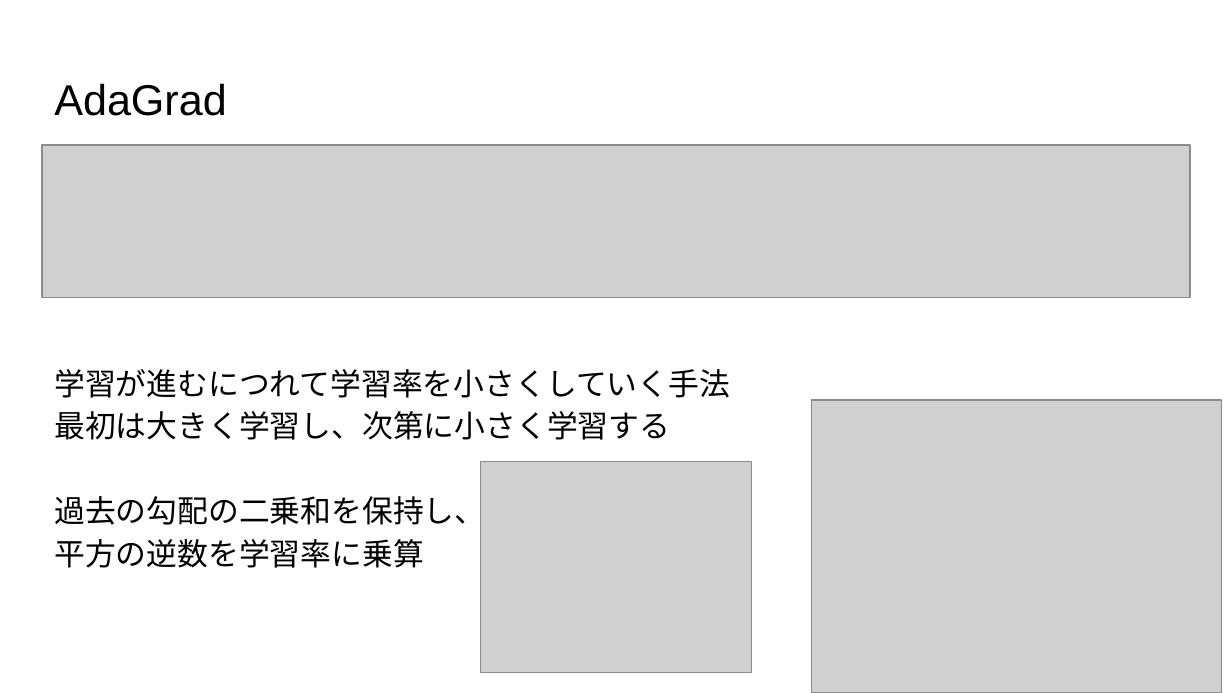
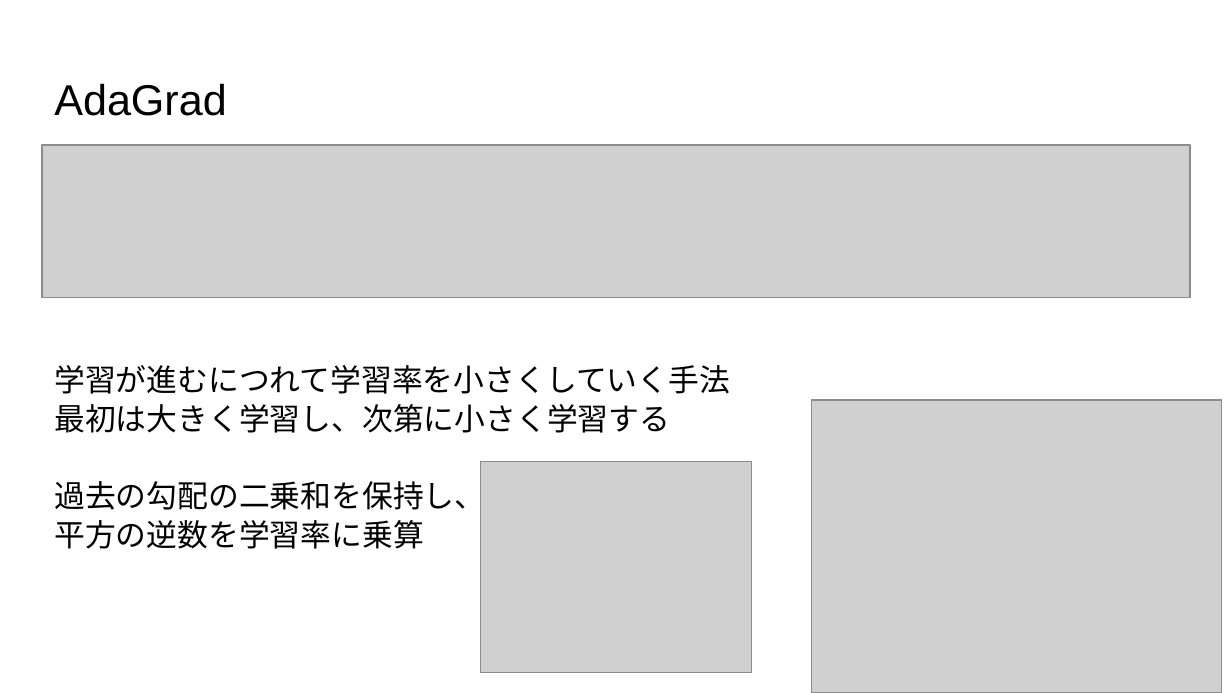
Before and after one commit to shun74/pytorch-training, a slide deck: slide 11 of slides/08/PyTorch講座8.pptx. Drawn at 1232x693 pixels with LibreOffice and Linux fonts; fonts in the diff are those of the drawing; grey boxes stand for pictures. Boxes give left, top, right and bottom in pixels: in the first picture for what was removed or moved away, otherwise in the second. Text is boxed around its words. In the diff, an @@ line names an element or a change of style, - is before the commit and + after.

```diff
--- a/slides/08/PyTorch講座8.pptx
+++ b/slides/08/PyTorch講座8.pptx
@@ text "学習が進むにつれて学習率を小さくしていく手法" at bbox=[54, 365, 730, 549]: line spacing 1.15 to 1.05 @@
```
Also in this commit, not shown: 3 other slides changed, 1 other file.
